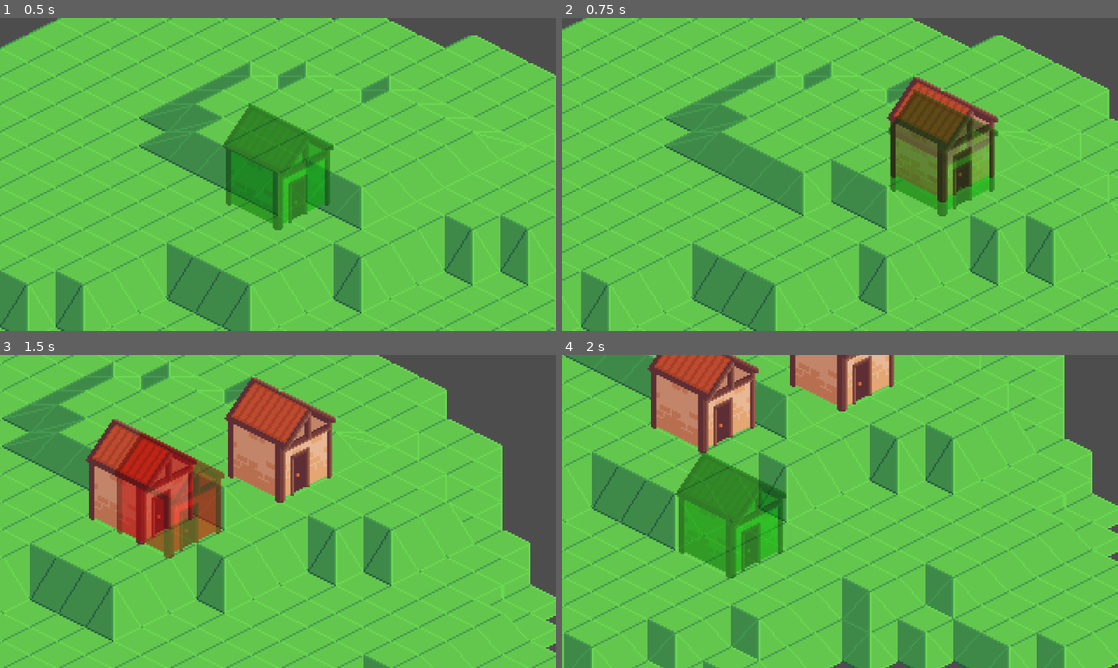
Above: before the commit, frames 1-4 (two rows, left to right).
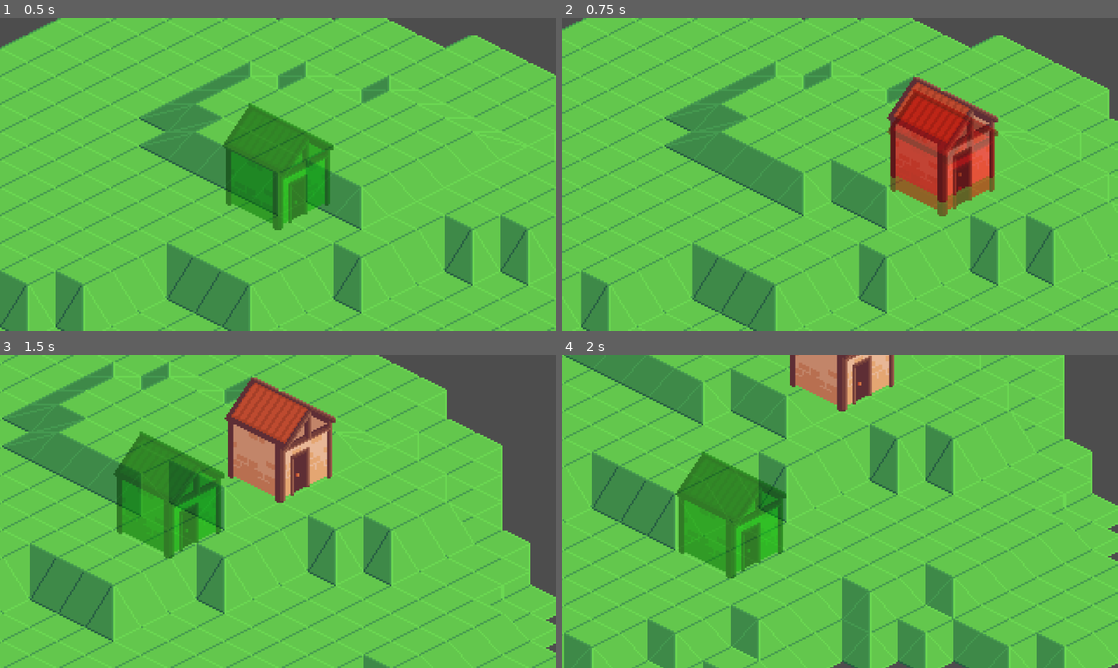
Above: after the commit, the same moments.

Repository: guilhermefragiacomo/Rogue-RTS-Game
Game: Godot game, scene res://scenes/main.tscn
The game is run twice, just before and just after one commit, with the same random seed, the same clock (stepped at 60 frames per second) and the same inputs.
Inputs (mouse positions are in pixels of both pictures, inside the frame that each line leads up to):
- Up to frame 1 (0.5 s): no input
- Up to frame 2 (0.75 s): tap Enter at 0.5 s; move the mouse to (962, 158) at 0.52 s; hold Right (ui_right) from 0.53 s (still down); hold F (place_building) from 0.53 s (still down)
- Up to frame 3 (1.5 s): move the mouse to (166, 527) at 1.27 s; release Right (ui_right) at 1.28 s; release F (place_building) at 1.28 s; hold Down (ui_down) from 1.28 s (still down); tap F (place_building) at 1.35 s
- Up to frame 4 (2 s): keep holding Down (ui_down)

Frame 1 is identical in both runs. In frame 2, 5.5% of the frame differs, in the area x 58-79%, y 22-64%; in frame 3, 7.3%, in the area x 15-41%, y 20-65%; in frame 4, 4.9%.

Commit message:
building placement collision system updated

Diff:
--- a/scenes/game.tscn
+++ b/scenes/game.tscn
@@ -112,6 +112,7 @@
 4:6/0/texture_origin = Vector2i(0, -8)
 5:6/0 = 0
 5:6/0/texture_origin = Vector2i(0, -8)
+3:0/0 = 0
 
 [sub_resource type="TileSet" id="TileSet_jyhfs"]
 tile_shape = 1
--- a/scripts/isometric.gd
+++ b/scripts/isometric.gd
@@ -50,14 +50,15 @@
 		for x_atlas_check in range(0, x_horizontal):
 			if (tile_map_layers[tile_map_layer_index_temp + 1].get_cell_atlas_coords(Vector2i(x_index, y_index)).x != -1):
 				free_space = false
+			y_atlas_check_temp = x_atlas_check
+			for l in range(0, y_horizontal):
+				y_index -= 1
+				y_atlas_check_temp += l + 1
+				if (tile_map_layers[tile_map_layer_index_temp + 1].get_cell_atlas_coords(Vector2i(x_index, y_index)).x != -1):
+					free_space = false
 			x_index += 1
-			y_atlas_check_temp = x_atlas_check
-		x_index -= 1
-		for l in range(0, y_horizontal):
-			y_index -= 1
-			y_atlas_check_temp += l + 1
-			if (tile_map_layers[tile_map_layer_index_temp + 1].get_cell_atlas_coords(Vector2i(x_index, y_index)).x != -1):
-				free_space = false
+			y_index = tile_pos.y
+
 		tile_map_layer_index_temp += 1
 		x_index -= x_horizontal
 	return free_space
@@ -82,6 +83,12 @@
 				tile_map_layers[tile_map_layer_index + 1].set_cell(Vector2i(x_index, y_index), 1, Vector2i(x_atlas_place, y_atlas_place))
 				x_index += 1
 				y_atlas_place_temp = x_atlas_place
+
+				if x_atlas_place < x_horizontal - 1:
+					for g in range(0, y_horizontal):
+						y_index -= 1
+						tile_map_layers[tile_map_layer_index + 1].set_cell(Vector2i(x_index -1, y_index), 2, Vector2i(3, 0))
+					y_index += y_horizontal
 			x_index -= 1
 			for k in range(0, y_horizontal):
 				y_index -= 1
